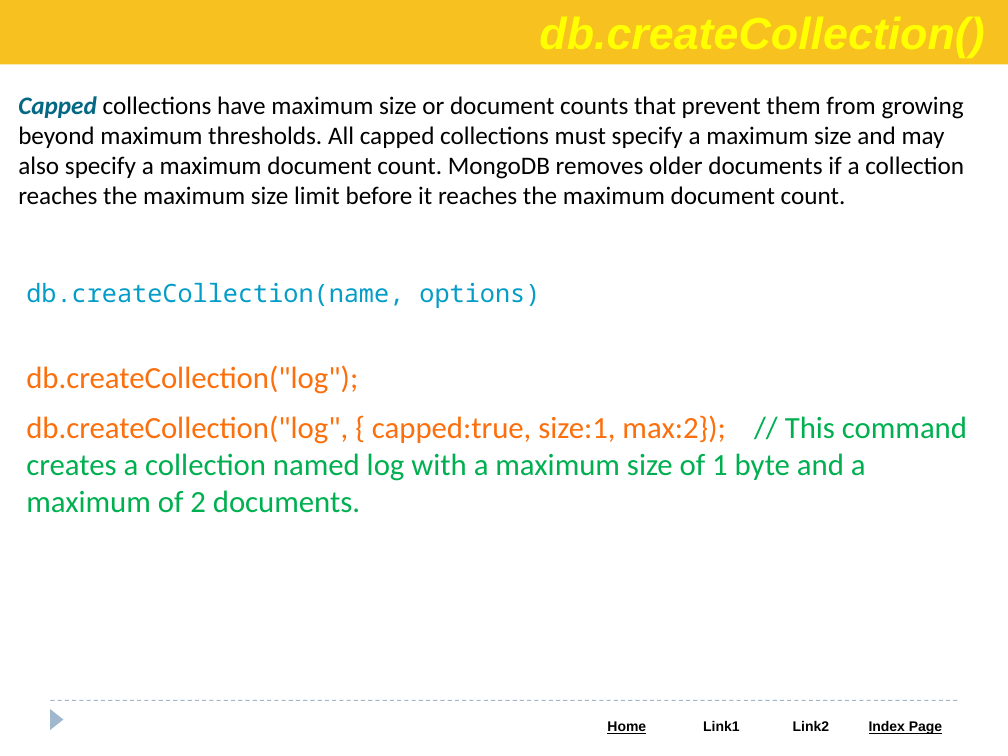
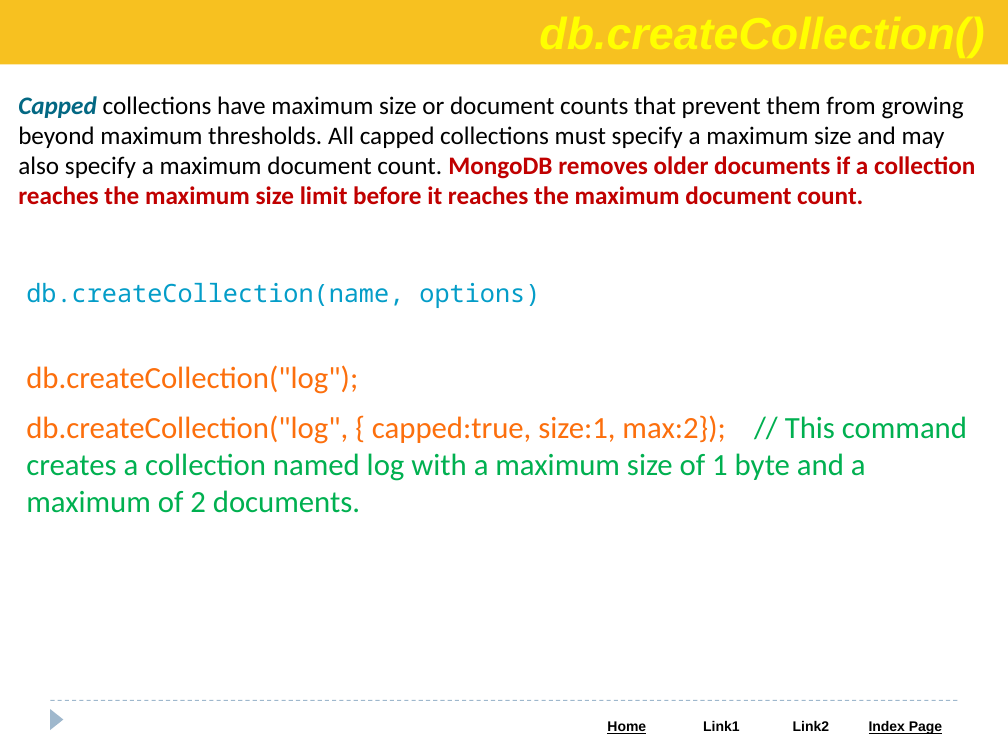
Before and after one commit to Saleel-Bagde/PPT-s, a slide deck: slide 29 of MongoDB PPT.pptx (slide 27 before the commit). Drawn at 1008x756 pixels with LibreOffice and Linux fonts; fonts in the diff are those of the drawing. Boxes give left, top, right and bottom in pixels: in the first picture for what was removed or moved away, otherwise in the second. Text is boxed around its words. In the diff, an @@ line names an element or a change of style, - is before the commit and + after.

```diff
--- a/MongoDB PPT.pptx
+++ b/MongoDB PPT.pptx
@@ text "Capped collections have maximum size ..." at (x1=18, y1=96, x2=975, y2=205): text colour #000000 to #C00000, bold on in "MongoDB removes older documents if a collection ..." @@
```
Also in this commit, not shown: 2 other slides changed, 4 slides added.
